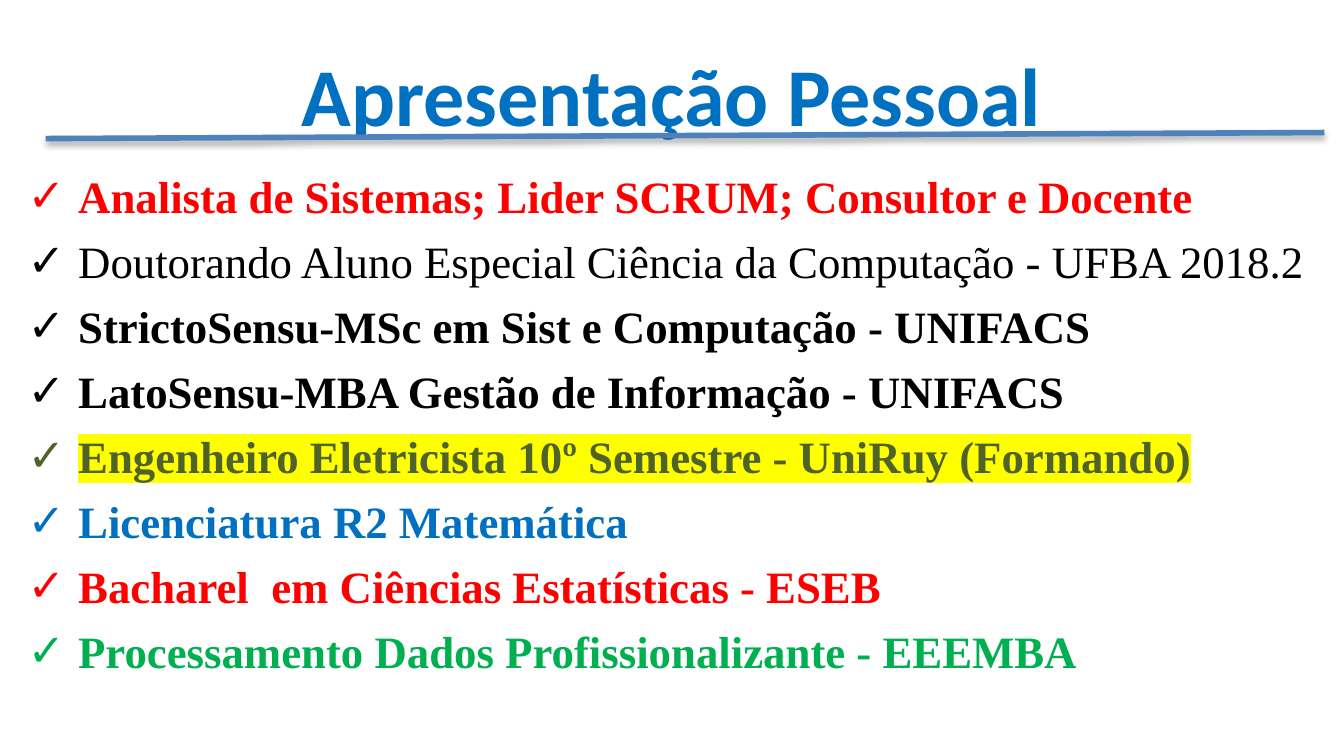
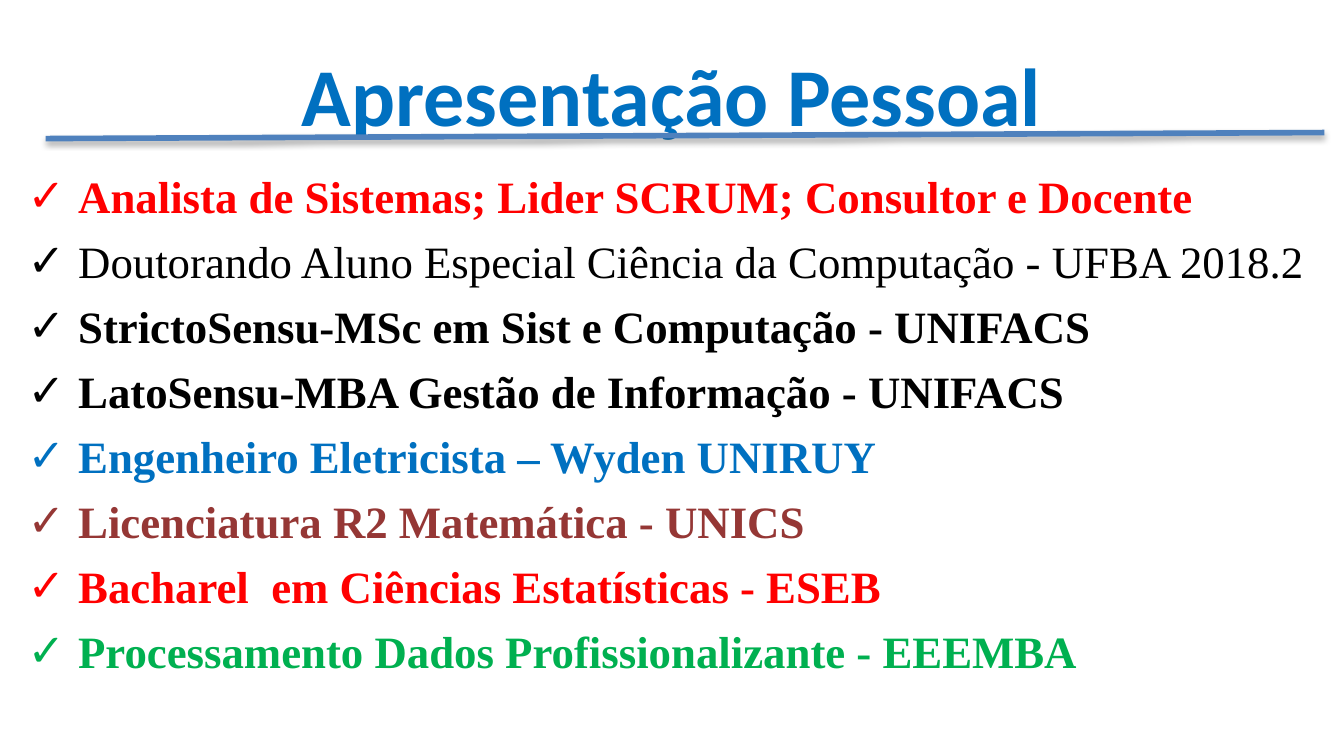
Before and after one commit to CloudEducationBrazil/WydenArea1ProgramacaoMicrocontroladores, a slide deck: slide 3 of Apresentação - Programação Microcontroladores.pptx. Drawn at 1344x756 pixels with LibreOffice and Linux fonts; fonts in the diff are those of the drawing; background and template pictures are left out. Boxes give left, top, right and bottom in pixels: in the first picture for what was removed or moved away, otherwise in the second. Text is boxed around its words. In the diff, an @@ line names an element or a change of style, - is before the commit and + after.

```diff
--- a/Apresentação - Programação Microcontroladores.pptx
+++ b/Apresentação - Programação Microcontroladores.pptx
@@ text at [78, 442, 876, 539]: text changed; text colour #4F6228 to #0070C0 @@
-✓ Engenheiro Eletricista 10º Semestre - UniRuy (Formando)
-✓ Licenciatura R2 Matemática
+✓ Engenheiro Eletricista – Wyden UNIRUY
+✓ Licenciatura R2 Matemática - UNICS
```
Also in this commit, not shown: 2 other slides changed, 1 slide removed.
